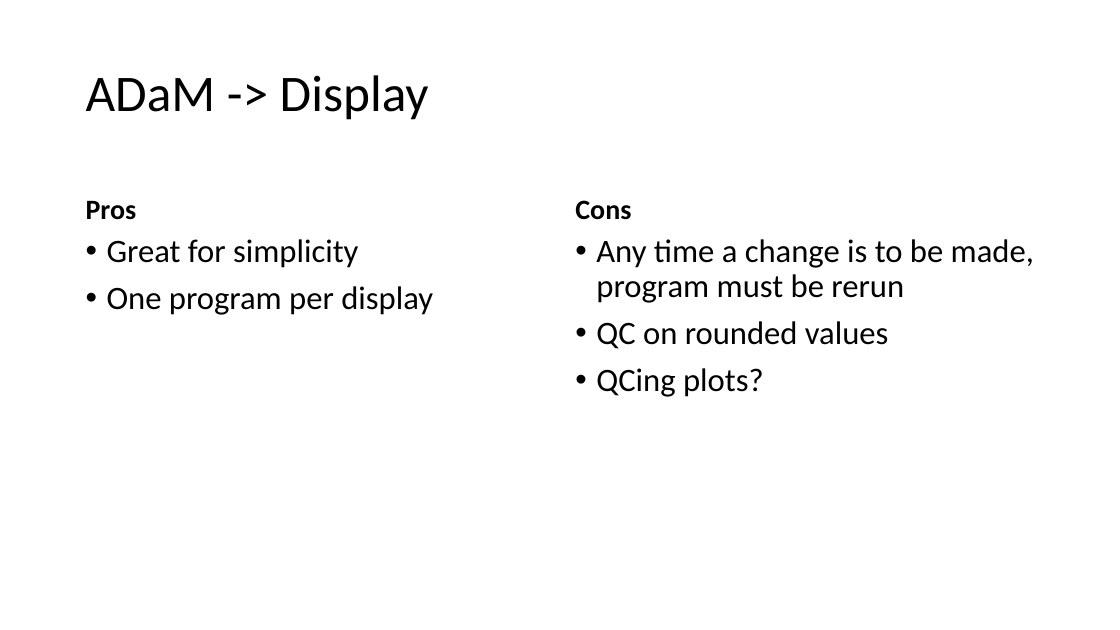
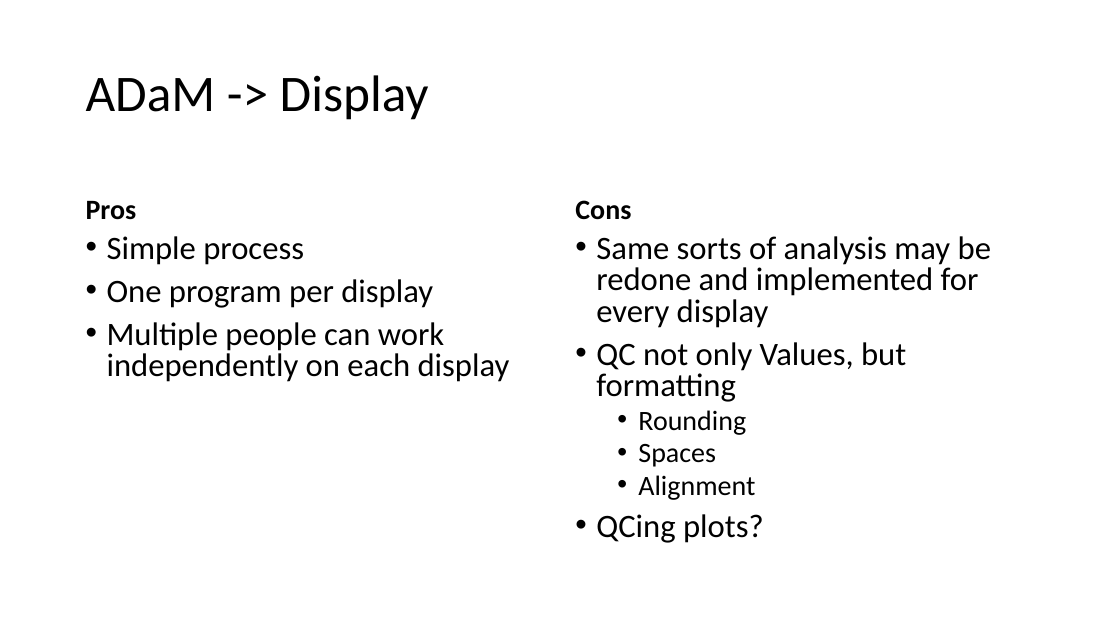
Before and after one commit to posit-conf-2023/r-pharma, a slide deck: slide 2 of 02-ARDs_and_Displays/ARDS and Tables.pptx. Drawn at 1120x630 pixels with LibreOffice and Linux fonts; fonts in the diff are those of the drawing. Boxes give left, top, right and bottom in pixels: in the first picture for what was removed or moved away, otherwise in the second. Text is boxed around its words. In the diff, an @@ line names an element or a change of style, - is before the commit and + after.

Commit message:
some slide clean up, add tfrmtbuilder to 01-ae_display

```diff
--- a/02-ARDs_and_Displays/ARDS and Tables.pptx
+++ b/02-ARDs_and_Displays/ARDS and Tables.pptx
@@ text at [107,236,304,265]: text changed @@
-• Great for simplicity
+• Simple process
@@ text at [596,236,991,500]: text changed @@
-• Any time a change is to be made, program must be rerun
-• QC on rounded values
+• Same sorts of analysis may be redone and implemented for every display
+• QC not only Values, but formatting
+  • Rounding
+  • Spaces
+  • Alignment
@@ text at [107,279,433,308]: line spacing 0.9 to 0.8 @@
@@ text at [107,322,510,382]: paragraph added @@
+• Multiple people can work independently on each display
@@ text at [596,514,764,543]: line spacing 0.9 to 0.8 @@
```
Also in this commit, not shown: 12 other slides changed, 1 slide added, 1 other file.
